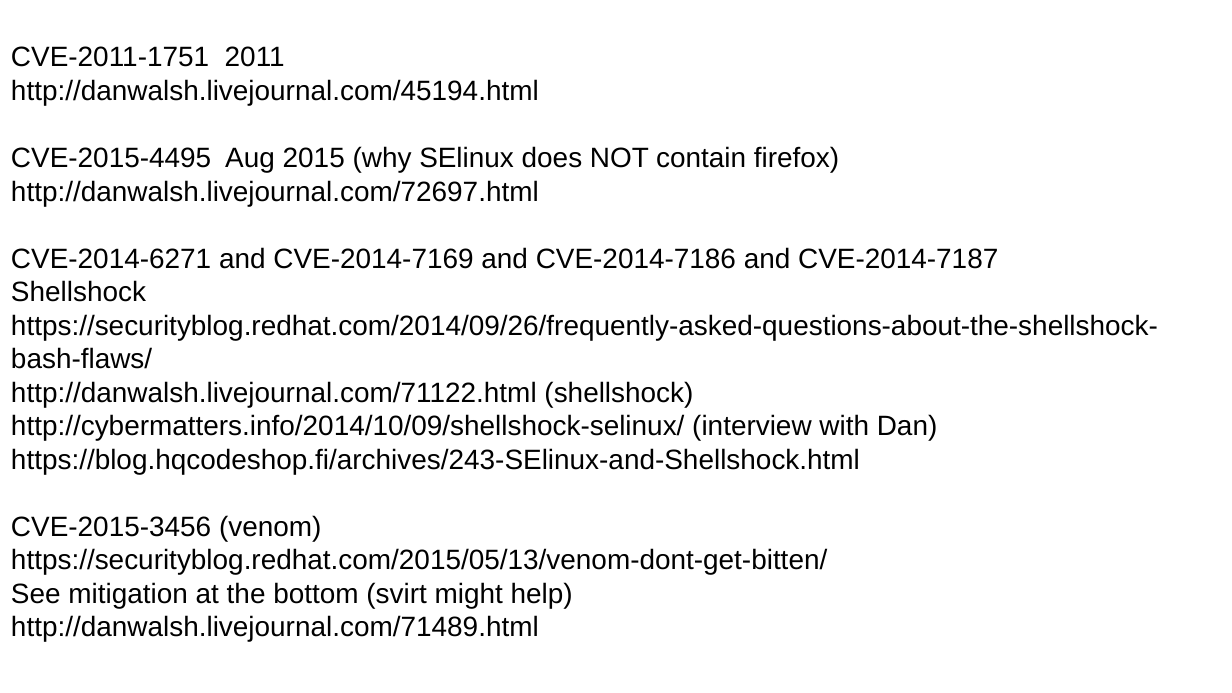
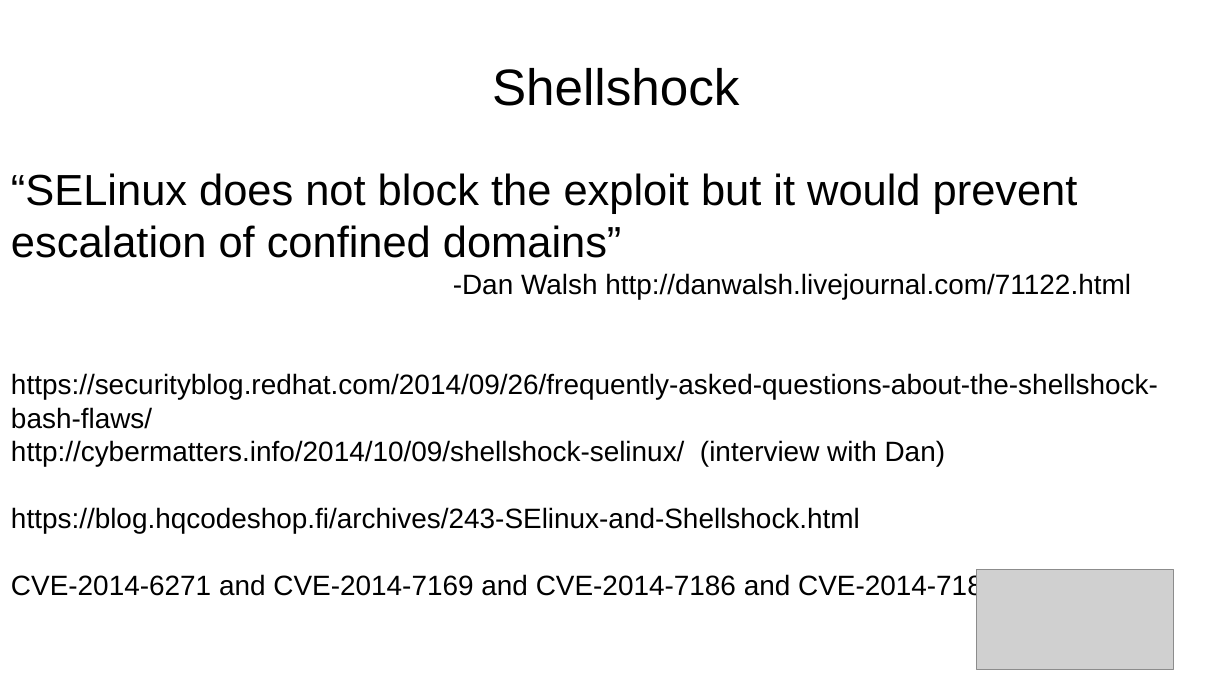
Before and after one commit to laubersm/LauberSolutions, a slide deck: slide 30 of SELinux/ItsAboutTheLabels-screen16-9.odp. Drawn at 1232x693 pixels with LibreOffice and Linux fonts; fonts in the diff are those of the drawing; grey boxes stand for pictures. Boxes give left, top, right and bottom in pixels: in the first picture for what was removed or moved away, otherwise in the second. Text is boxed around its words. In the diff, an @@ line names an element or a change of style, - is before the commit and + after.

```diff
--- a/SELinux/ItsAboutTheLabels-screen16-9.odp
+++ b/SELinux/ItsAboutTheLabels-screen16-9.odp
@@ title added at <box>492,68,740,106</box>, 33 pt, text #000000 @@
+Shellshock
@@ text "“SELinux does not block the ...": place and size @@
-text "“SELinux does not block the ..." at <box>11,46,1158,642</box>
+text "“SELinux does not block the ..." at <box>11,173,1158,601</box>
@@ text at <box>11,173,1131,299</box>: text changed; size 18 to 28 pt @@
-CVE-2011-1751 2011
-http://danwalsh.livejournal.com/45194.html
-CVE-2015-4495 Aug 2015 (why SElinux does NOT contain firefox)
-http://danwalsh.livejournal.com/72697.html
-CVE-2014-6271 and CVE-2014-7169 and CVE-2014-7186 and CVE-2014-7187
-Shellshock
+“SELinux does not block the exploit but it would prevent escalation of confined domains”
+-Dan Walsh http://danwalsh.livejournal.com/71122.html
@@ text at <box>11,381,693,407</box>: paragraph removed @@
-http://danwalsh.livejournal.com/71122.html (shellshock)
@@ text at <box>11,574,998,601</box>: text changed @@
-CVE-2015-3456 (venom)
-https://securityblog.redhat.com/2015/05/13/venom-dont-get-bitten/
-See mitigation at the bottom (svirt might help)
-http://danwalsh.livejournal.com/71489.html
+CVE-2014-6271 and CVE-2014-7169 and CVE-2014-7186 and CVE-2014-7187
@@ picture added at <box>977,570,1174,670</box> @@
```
Also in this commit, not shown: 9 other slides changed, 3 slides added.
